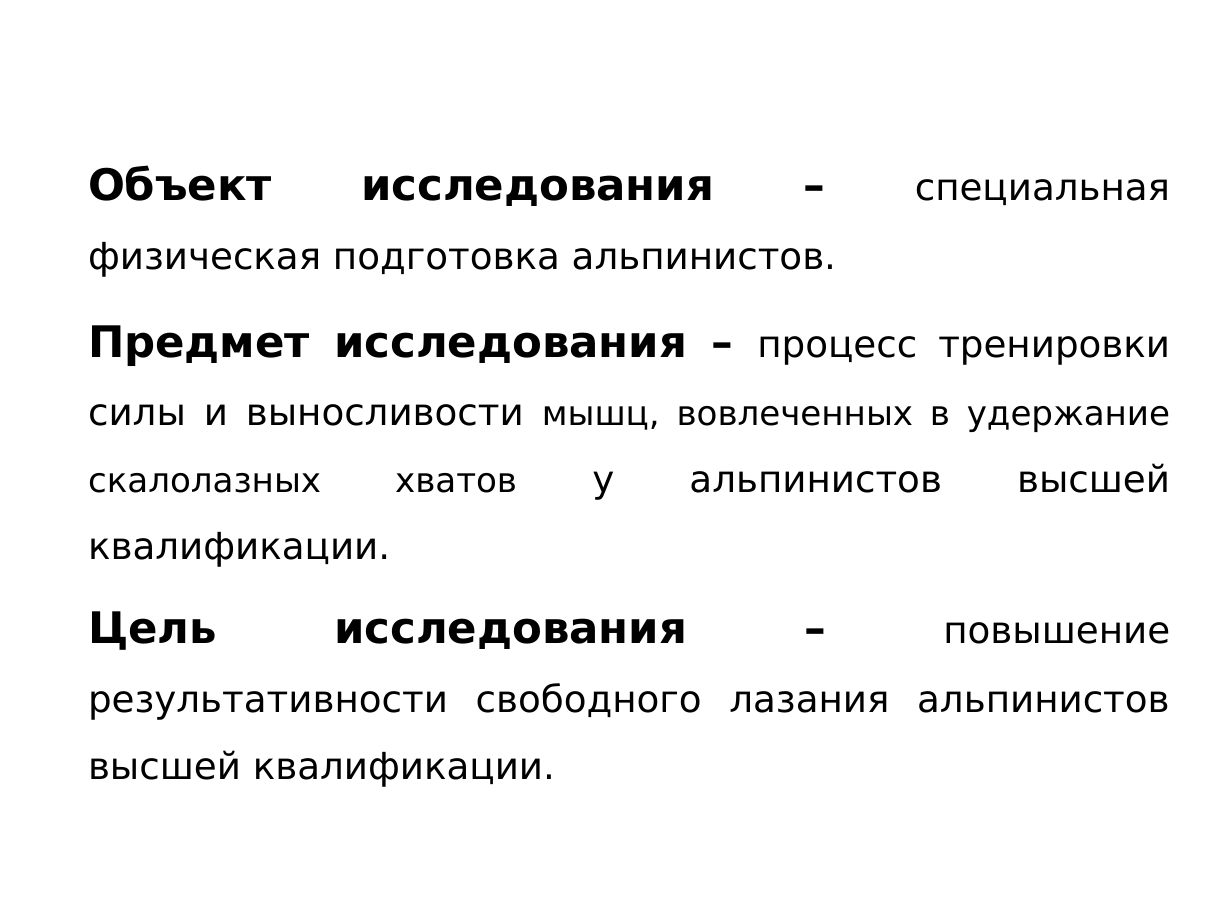
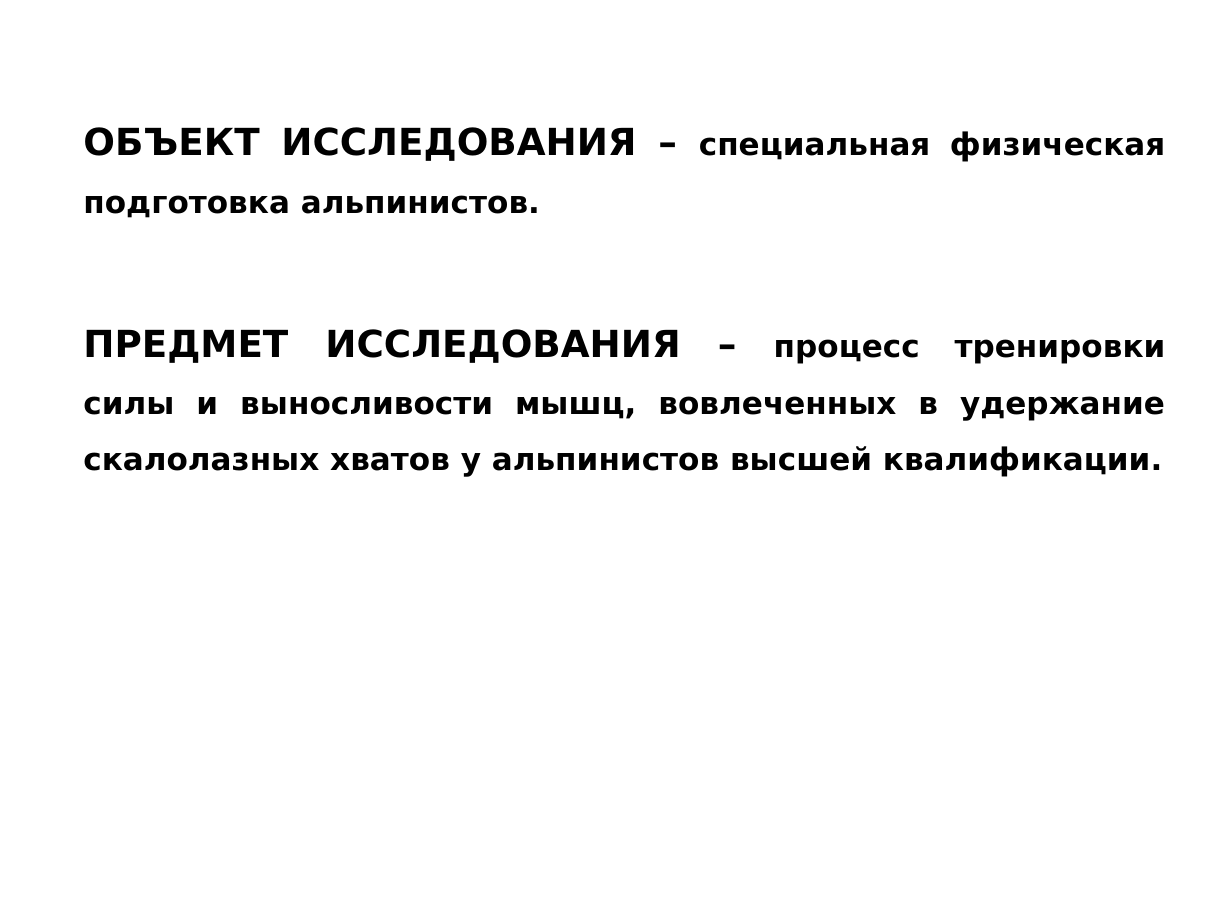
Before and after one commit to VlasenkoPavel/pv-repo, a slide deck: slide 3 of Prezent Vlasenko.ppt (slide 2 before the commit). Drawn at 1232x924 pixels with LibreOffice and Linux fonts; fonts in the diff are those of the drawing. Boxes give left, top, right and bottom in pixels: in the first picture for what was removed or moved away, otherwise in the second. Text is boxed around its words. In the diff, an @@ line names an element or a change of style, - is before the commit and + after.

```diff
--- a/Prezent Vlasenko.ppt
+++ b/Prezent Vlasenko.ppt
@@ text at <box>83,127,1166,476</box>: text changed; size 24 to 20 pt; bold on @@
-Объект исследования – специальная физическая подготовка альпинистов.
-Предмет исследования – процесс тренировки силы и выносливости мышц, вовлеченных в удержание скалолазных хватов у альпинистов высшей квалификации.
-Цель исследования – повышение результативности свободного лазания альпинистов высшей квалификации.
+ОБЪЕКТ ИССЛЕДОВАНИЯ – специальная физическая подготовка альпинистов.
+ПРЕДМЕТ ИССЛЕДОВАНИЯ – процесс тренировки силы и выносливости мышц, вовлеченных в удержание скалолазных хватов у альпинистов высшей квалификации.
```
Also in this commit, not shown: 18 other slides changed, 6 slides added, 5 slides removed, 10 other files.
